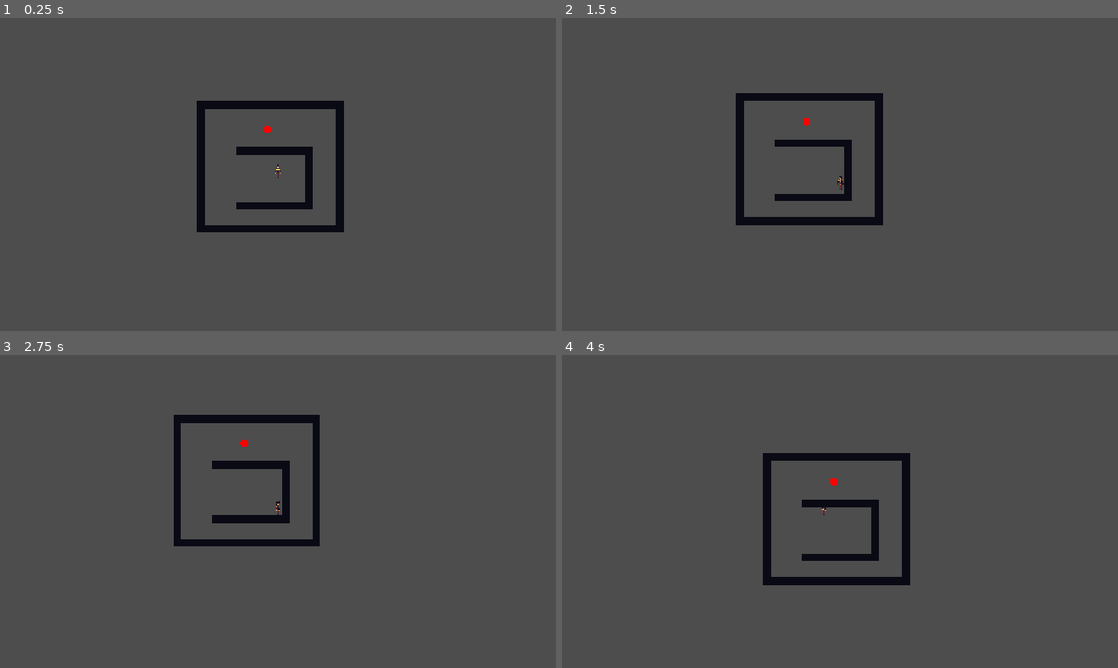
Above: before the commit, frames 1-4 (two rows, left to right).
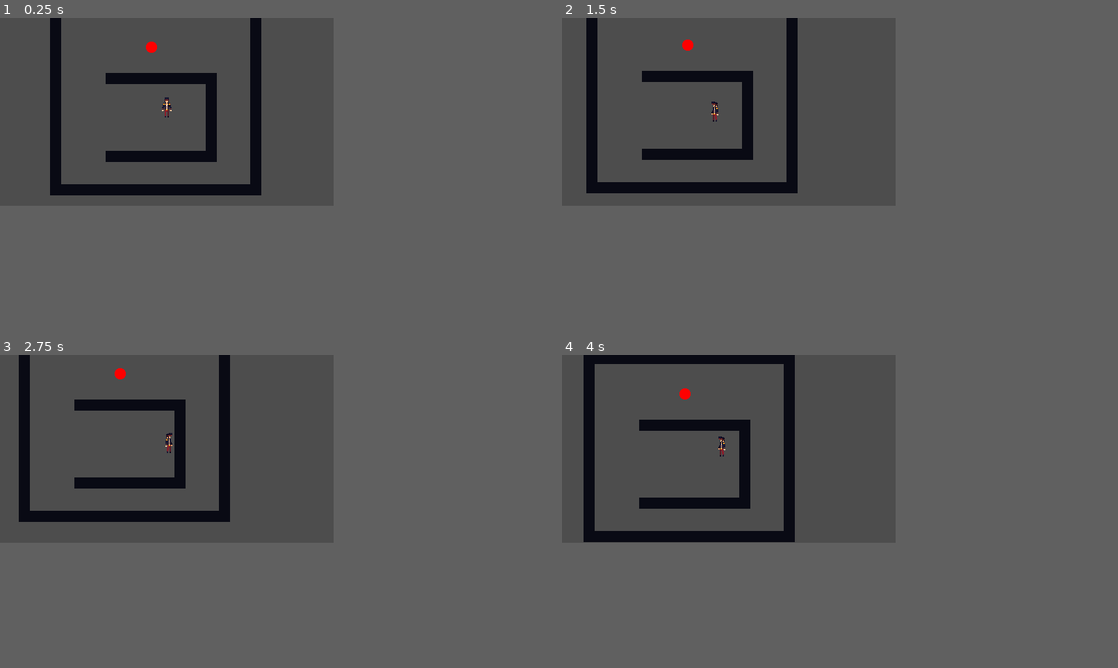
Above: after the commit, the same moments.

Repository: Kapcpa/gmtk-gamejam-2026
Game: Godot game, scene res://scenes/main.tscn
Two runs of this game, one before a commit and one after it. Both use one fixed random seed, a clock stepped at 60 frames per second and the inputs below.
Inputs (mouse positions are in pixels of both pictures, inside the frame that each line leads up to):
- Up to frame 1 (0.25 s): no input
- Up to frame 2 (1.5 s): tap Enter at 0.5 s; move the mouse to (962, 158) at 0.52 s; hold D (right) 0.53-1.28 s; click (962, 158) at 0.6 s; move the mouse to (728, 190) at 1.27 s; hold S (down) from 1.28 s (still down); click (728, 190) at 1.35 s
- Up to frame 3 (2.75 s): move the mouse to (333, 442) at 2.02 s; release S (down) at 2.03 s; hold D (right) from 2.03 s (still down); click (333, 442) at 2.1 s
- Up to frame 4 (4 s): move the mouse to (812, 574) at 2.77 s; release D (right) at 2.78 s; hold W (up) 2.78-3.53 s; click (812, 574) at 2.85 s; move the mouse to (1006, 558) at 3.52 s; hold A (left) from 3.53 s (still down); click (1006, 558) at 3.6 s
In our replay, the window is 800x450 before the commit and 480x270 after it. These sizes can differ from the game's own. Grey fills any space a smaller window leaves; there, only what the larger window draws over its background counts as a difference.

The runs differ from the first frame. In frame 1, 8.2% of the frame differs, in the area x 9-62%, y 0-69%; in frame 2, 8.1%; in frame 3, 7.5%; in frame 4, 9.7%, in the area x 3-63%, y 0-74%.

Commit message:
attack improvements 2.0

Diff:
--- a/project.godot
+++ b/project.godot
@@ -17,8 +17,11 @@
 
 [display]
 
+window/size/viewport_width=480
+window/size/viewport_height=270
 window/stretch/mode="canvas_items"
 window/stretch/aspect="expand"
+window/stretch/scale_mode="integer"
 
 [input]
 
--- a/scenes/player.tscn
+++ b/scenes/player.tscn
@@ -78,6 +78,7 @@
 shape = SubResource("CircleShape2D_87140")
 
 [node name="AnimatedSprite2D" type="AnimatedSprite2D" parent="." unique_id=176100917]
+z_index = 1
 position = Vector2(0, -10)
 sprite_frames = SubResource("SpriteFrames_ib0mu")
 animation = &"down"
--- a/scripts/enemy.gd
+++ b/scripts/enemy.gd
@@ -101,7 +101,7 @@
 	# windup here
 
 	var direction = global_position.direction_to(player.global_position)
-	player.take_damage(direction)
+	player.take_damage(direction * 200)
 
 	attack_cooldown = 0.5
 	_change_state(State.IDLE)
@@ -117,14 +117,14 @@
 func _change_state(new_state: State) -> void:
 	current_state = new_state
 
-func take_damage(damage: float, knockback_direction: Vector2) -> void:
+func take_damage(damage: float, knockback_force: Vector2) -> void:
 	invincible_time = 0.75
 	if current_state == State.HIT:
 		return
 
 	health -= damage
 
-	knockback = knockback_direction * 200
+	knockback = knockback_force
 	_change_state(State.HIT)
 
 	print(health)
--- a/scripts/player.gd
+++ b/scripts/player.gd
@@ -16,14 +16,21 @@
 }
 
 var current_state: State = State.IDLE
-var attack_timer: float = 0.5
+var attack_timer: float = 0.5  # probably will be removed since we can just check if attack animation ended or not
+var hit_enemies: Array[Node2D] = []
 
 const SPEED = 200.0
 const MELEE_RANGE = 32.0
+const MELEE_SPEED = 300
+const MELEE_FRICTION = 1200
+const MELEE_FORCE = 300
 
 var knockback: Vector2 = Vector2.ZERO
 
 func _physics_process(delta: float) -> void:
+	if current_state in [State.IDLE, State.RUNNING]:
+		_aim()
+
 	match current_state:
 		State.IDLE:
 			_state_idle(delta)
@@ -38,75 +45,85 @@
 		State.DEAD:
 			_state_dead(delta)
 
-	_aim()
-
 	move_and_slide()
 
-func _process(delta: float) -> void:
-	pass
+func _animate(direction: Vector2) -> void:
+	if not direction:
+		return  # just change action / animate, no direction changing
+
+	var animation_map: Dictionary = {
+		Vector2i(0, -1): "up",
+		Vector2i(0, 1): "down",
+		Vector2i(1, 0): "side",
+		Vector2i(1, -1): "side_up",
+		Vector2i(1, 1): "side_down"
+	}
+
+	if direction.x:
+		sprite.flip_h = direction.x < 0
+
+	var threshold = 0.38
+	var snap_x = 0
+	var snap_y = 0
+
+	# snap to 1 or -1 if the vector pulls strongly enough in that direction
+	if abs(direction.x) > threshold:
+		snap_x = sign(direction.x)
+
+	if abs(direction.y) > threshold:
+		snap_y = sign(direction.y)
+
+	var direction_key = Vector2i(int(abs(snap_x)), int(snap_y))
+
+	if animation_map.has(direction_key):
+		sprite.play(animation_map.get(direction_key))
 
 func _state_idle(_delta: float) -> void:
-	velocity = Vector2(move_toward(velocity.x, 0, SPEED), move_toward(velocity.y, 0, SPEED))
 	var direction = Input.get_vector("left", "right", "up", "down")
+
+	_animate(direction)
+
 	if direction:
 		_change_state(State.RUNNING)
 
+	velocity = velocity.move_toward(Vector2.ZERO, SPEED * 10 * _delta)
+
 	if Input.is_action_just_pressed("attack"):
-		_aim()
-		attack_timer = 0.5
-		_change_state(State.ATTACKING)
+		_start_attacking()
 
 func _state_running(_delta: float) -> void:
 	var direction = Input.get_vector("left", "right", "up", "down")
 
+	_animate(direction)
+
 	if direction:
-		if direction.x > 0 and direction.y > 0:
-			sprite.play("side_up")
-			sprite.flip_h = false
-		elif direction.x > 0 and direction.y < 0:
-			sprite.play("side_down")
-			sprite.flip_h = false
-		elif direction.x < 0 and direction.y < 0:
-			sprite.play("side_up")
-			sprite.flip_h = true
-		elif direction.x < 0 and direction.y > 0:
-			sprite.play("side_down")
-			sprite.flip_h = true
-		elif direction.x < 0:
-			sprite.play("side")
-			sprite.flip_h = true
-		elif direction.x > 0:
-			sprite.play("side")
-			sprite.flip_h = false
-		elif direction.y > 0:
-			sprite.play("down")
-		elif direction.y < 0:
-			sprite.play("up")
-
 		velocity = direction * SPEED
 	else:
 		_change_state(State.IDLE)
 
 	if Input.is_action_just_pressed("attack"):
-		attack_timer = 0.5
-		_change_state(State.ATTACKING)
+		_start_attacking()
 
 func _state_dashing(_delta: float) -> void:
 	pass
 
+func _start_attacking() -> void:
+	attack_timer = 0.25
+	hit_enemies.clear()
+	velocity = melee_hitbox.target_position.normalized() * MELEE_SPEED
+	_change_state(State.ATTACKING)
+
 func _state_attacking(_delta: float) -> void:
-	var direction = Input.get_vector("left", "right", "up", "down")
+	velocity = velocity.move_toward(Vector2.ZERO, MELEE_FRICTION * _delta)
 
-	if direction:
-		velocity = direction * SPEED
-	else:
-		velocity = Vector2(move_toward(velocity.x, 0, SPEED), move_toward(velocity.y, 0, SPEED))
+	_animate(velocity.normalized())
 
 	if melee_hitbox.is_colliding():
 		var _collider = melee_hitbox.get_collider()
-		if _collider and _collider.is_in_group("enemies"):
+		if _collider and _collider.is_in_group("enemies") and _collider not in hit_enemies:
 			if _collider.current_state != _collider.State.HIT:
-				melee_hitbox.get_collider().take_damage(1.0, melee_hitbox.target_position.normalized())
+				var attack_force = melee_hitbox.target_position.normalized() * MELEE_FORCE
+				melee_hitbox.get_collider().take_damage(1.0, attack_force)
 
 	attack_timer -= _delta
 	if attack_timer <= 0.0:
@@ -134,9 +151,9 @@
 			Vector2.ZERO, melee_hitbox.target_position
 		]
 
-func take_damage(knockback_direction: Vector2) -> void:
+func take_damage(knockback_force: Vector2) -> void:
 	if current_state == State.HIT:
 		return
 
-	knockback = knockback_direction * 200
+	knockback = knockback_force
 	_change_state(State.HIT)
